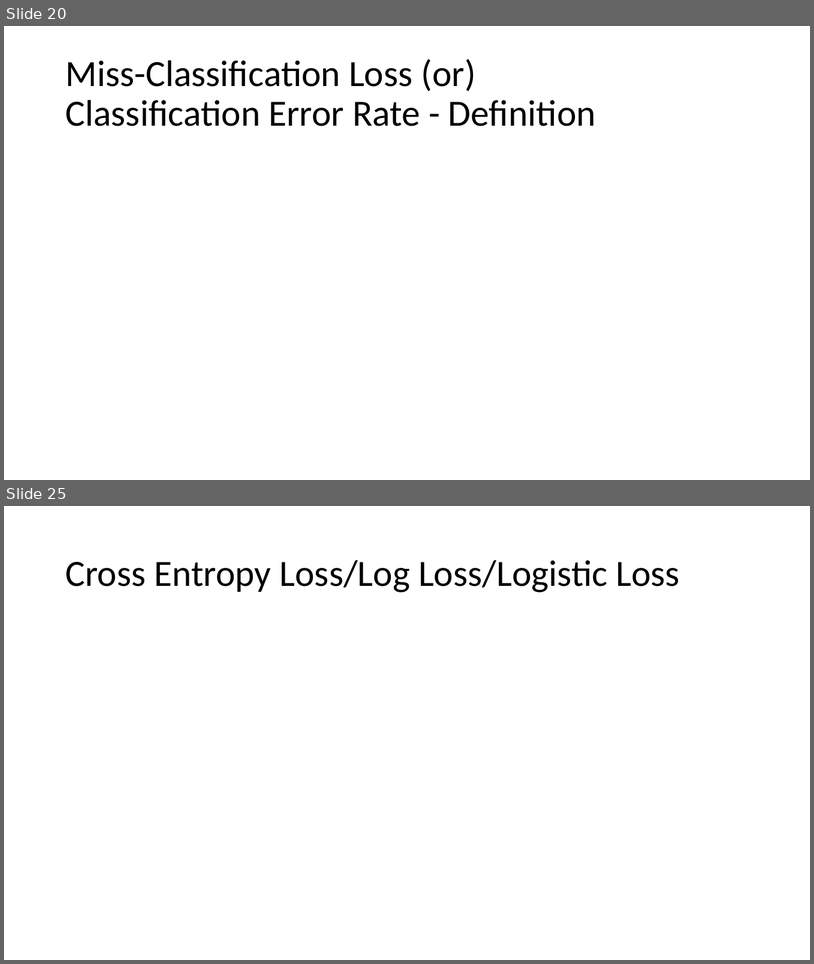
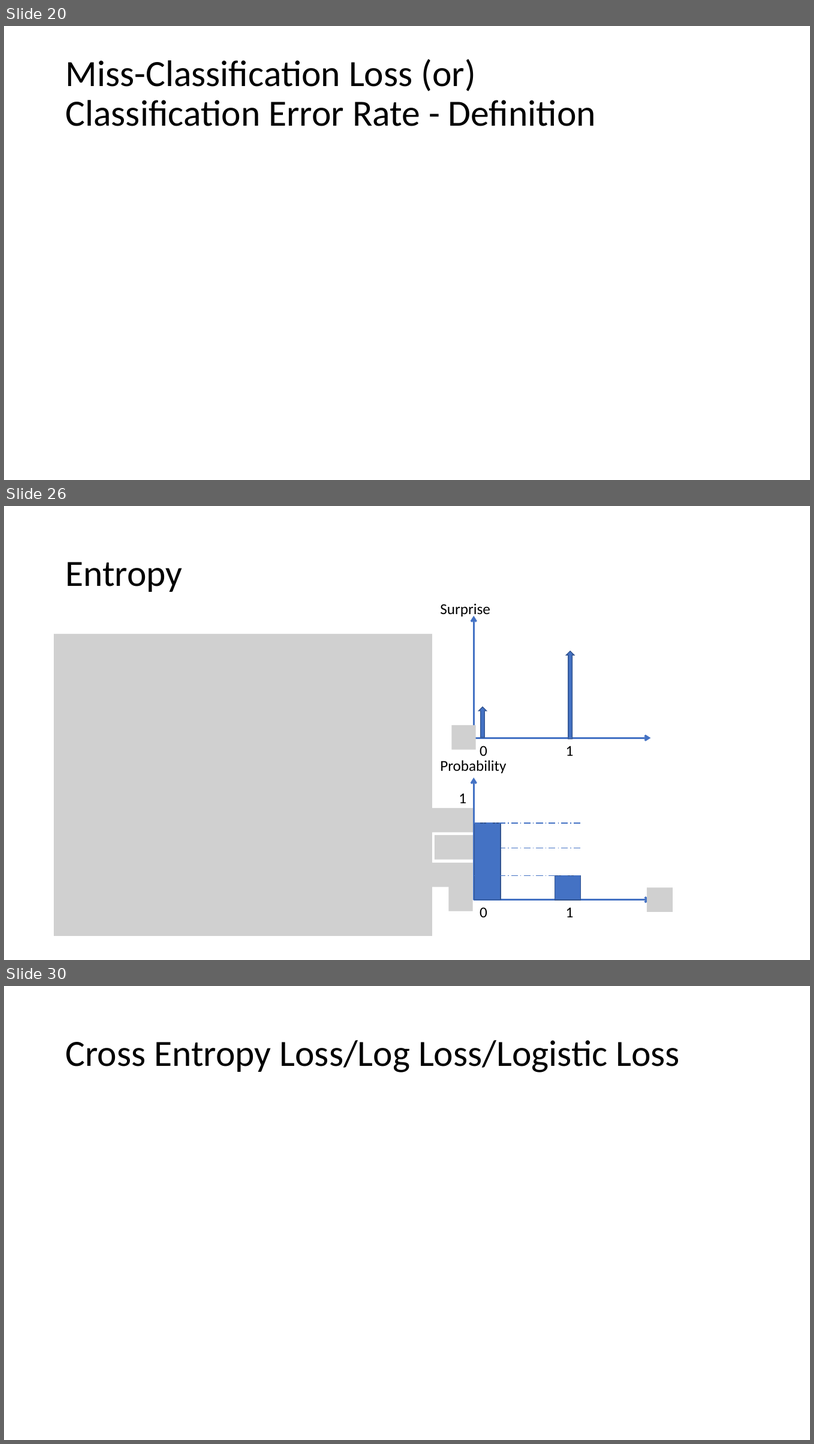
Before and after one commit to meenakshsundaram/AIML, a slide deck: DecisionTrees/DecisionTrees.pptx. Shown one above the other, each under a label of ours: slides 20 and 25 before the commit, slides 20, 26 and 30 after it; the slides between them are not shown. The pictures are 814x964 and 814x1444 pixels, drawn with LibreOffice and Linux fonts; fonts in the diff are those of the drawing; grey boxes stand for pictures. Boxes give left, top, right and bottom in pixels: in the first picture for what was removed or moved away, otherwise in the second. Text is boxed around its words. In the diff, an @@ line names an element or a change of style, - is before the commit and + after.

Commit message:
Fixed the Entropy Metric

```diff
--- a/DecisionTrees/DecisionTrees.pptx
+++ b/DecisionTrees/DecisionTrees.pptx
@@ slide 26 added at box(4, 506, 810, 960), background #FFFFFF @@
@@ title added at box(65, 562, 182, 592), 44 pt, text #000000 @@
+Entropy
@@ text added at box(440, 603, 491, 618), 18 pt, text #000000 @@
+Surprise
@@ arrow added from (474, 738) to (474, 615), #4472C4 2.25 pt @@
@@ picture added at box(54, 634, 432, 936) @@
@@ up arrow added at box(567, 651, 575, 739), fill #4472C4, outline #325491 1 pt @@
@@ up arrow added at box(479, 707, 487, 737), fill #4472C4, outline #325491 1 pt @@
@@ picture added at box(452, 725, 476, 749) @@
@@ arrow added from (474, 738) to (651, 738), #4472C4 2.25 pt @@
@@ text added at box(480, 745, 488, 756), 18 pt, text #000000 @@
+0
@@ text added at box(566, 745, 574, 756), 18 pt, text #000000 @@
+1
@@ text added at box(440, 760, 506, 773), 18 pt, text #000000 @@
+Probability
@@ text added at box(459, 793, 467, 803), 18 pt, text #000000 @@
+1
@@ arrow added from (474, 899) to (474, 778), #4472C4 2.25 pt @@
@@ picture added at box(426, 808, 473, 832) @@
@@ line added from (474, 823) to (581, 823), #4472C4 1 pt dashed @@
@@ rectangle added at box(475, 823, 501, 900), fill #4472C4, outline #325491 1 pt @@
@@ picture added at box(435, 835, 473, 859) @@
@@ picture added at box(429, 862, 473, 886) @@
@@ line added from (474, 848) to (581, 848), #4472C4 1 pt dashed @@
@@ line added from (474, 876) to (581, 876), #4472C4 1 pt dashed @@
@@ rectangle added at box(555, 876, 581, 900), fill #4472C4, outline #325491 1 pt @@
@@ picture added at box(449, 886, 473, 911) @@
@@ arrow added from (474, 899) to (651, 899), #4472C4 2.25 pt @@
@@ picture added at box(647, 887, 673, 912) @@
@@ text added at box(480, 907, 488, 917), 18 pt, text #000000 @@
+0
@@ text added at box(566, 907, 574, 917), 18 pt, text #000000 @@
+1
@@ what was slide 25 is now slide 30 @@
```
Also in this commit, not shown: 4 slides changed, 4 other slides added.
